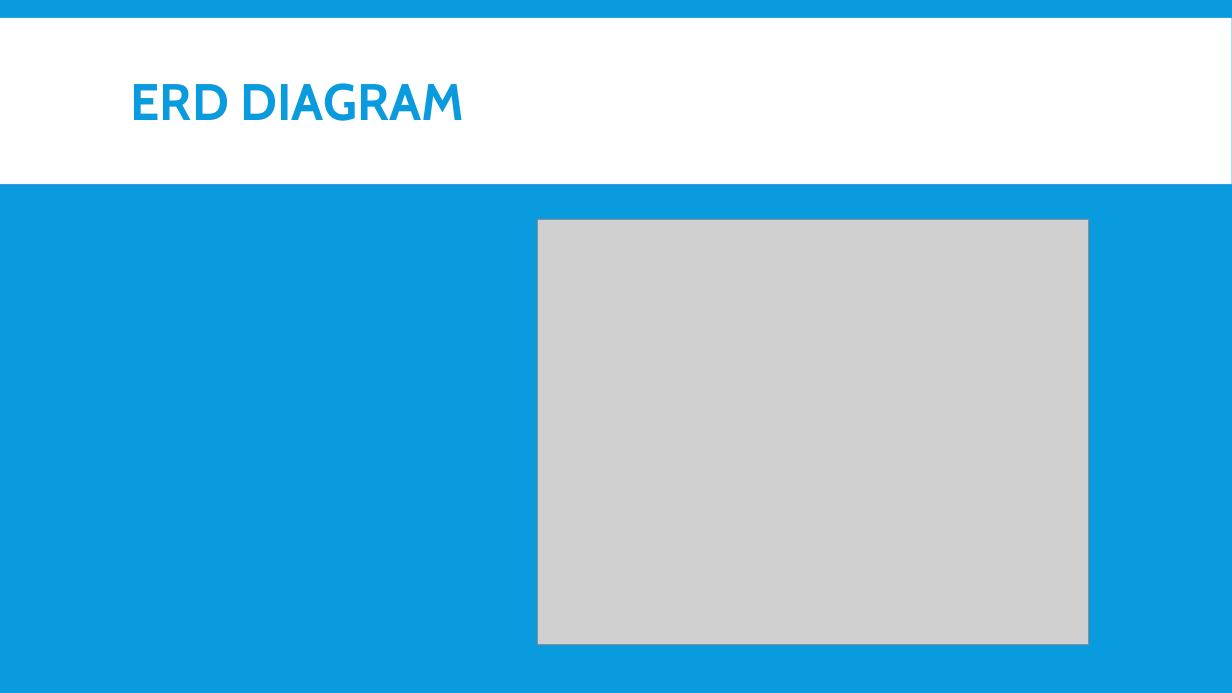
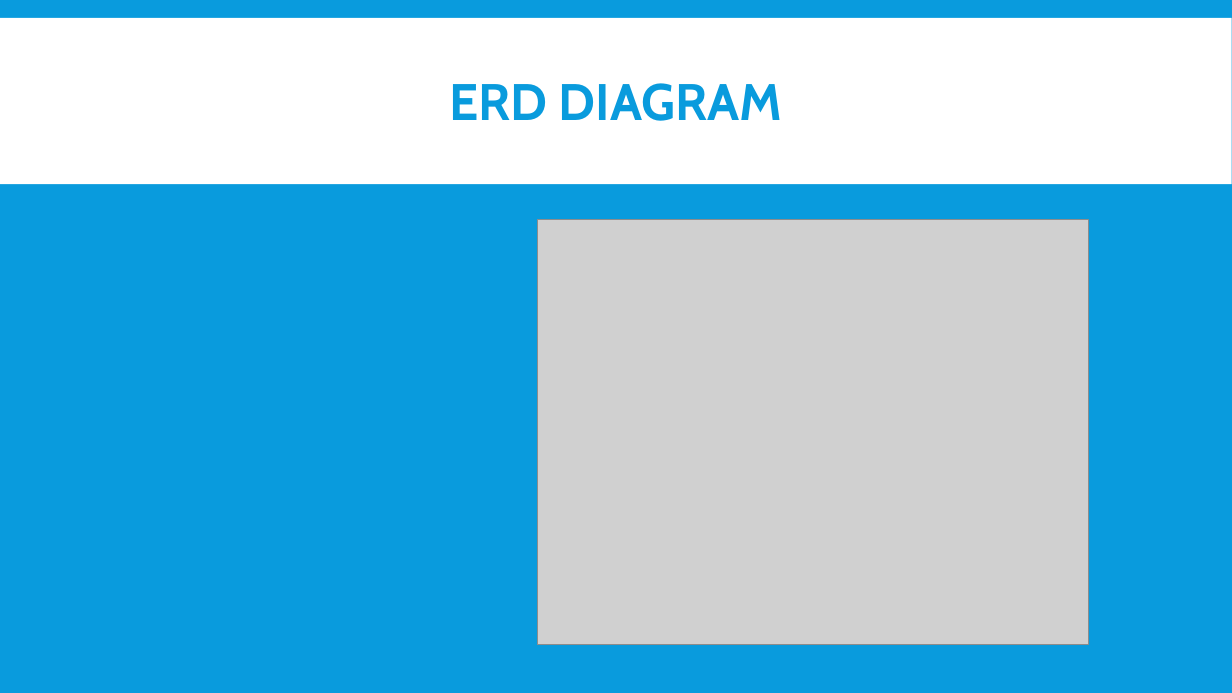
Before and after one commit to CYoung5560/Final_project, a slide deck: slide 4 of GroupCinemaProject.pptx. Drawn at 1232x693 pixels with LibreOffice and Linux fonts; fonts in the diff are those of the drawing; grey boxes stand for pictures. Boxes give left, top, right and bottom in pixels: in the first picture for what was removed or moved away, otherwise in the second. Text is boxed around its words. In the diff, an @@ line names an element or a change of style, - is before the commit and + after.

```diff
--- a/GroupCinemaProject.pptx
+++ b/GroupCinemaProject.pptx
@@ title "ERD DIAGRAM" at [449, 83, 783, 121]: alignment left to centre @@
```
Also in this commit, not shown: 7 other files.
